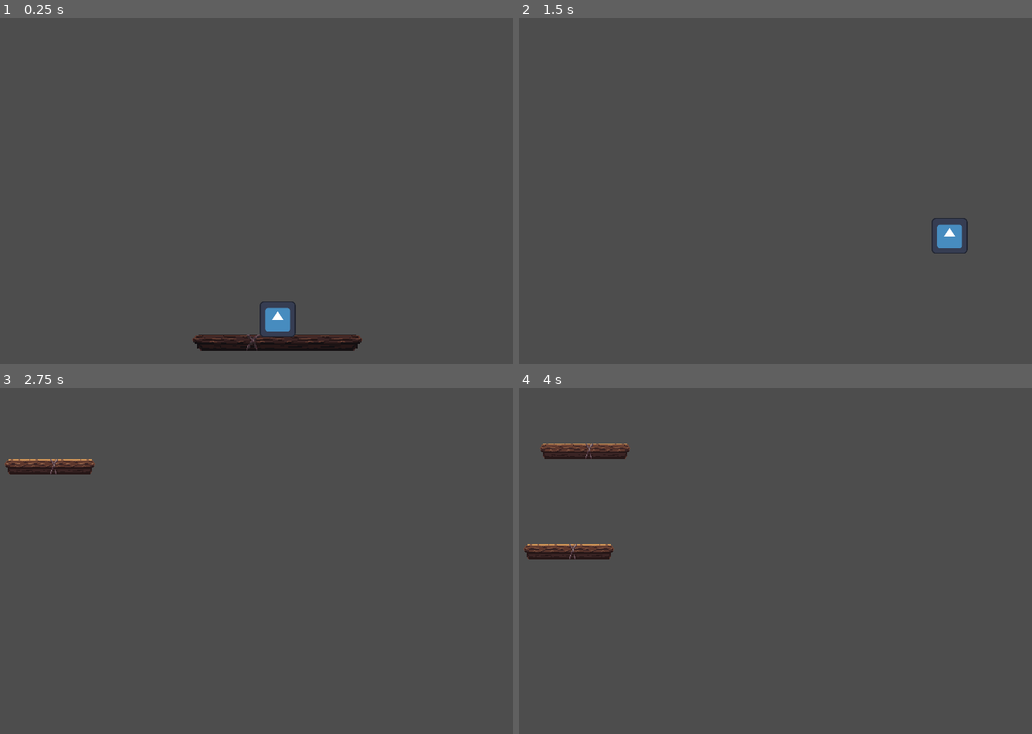
Above: before the commit, frames 1-4 (two rows, left to right).
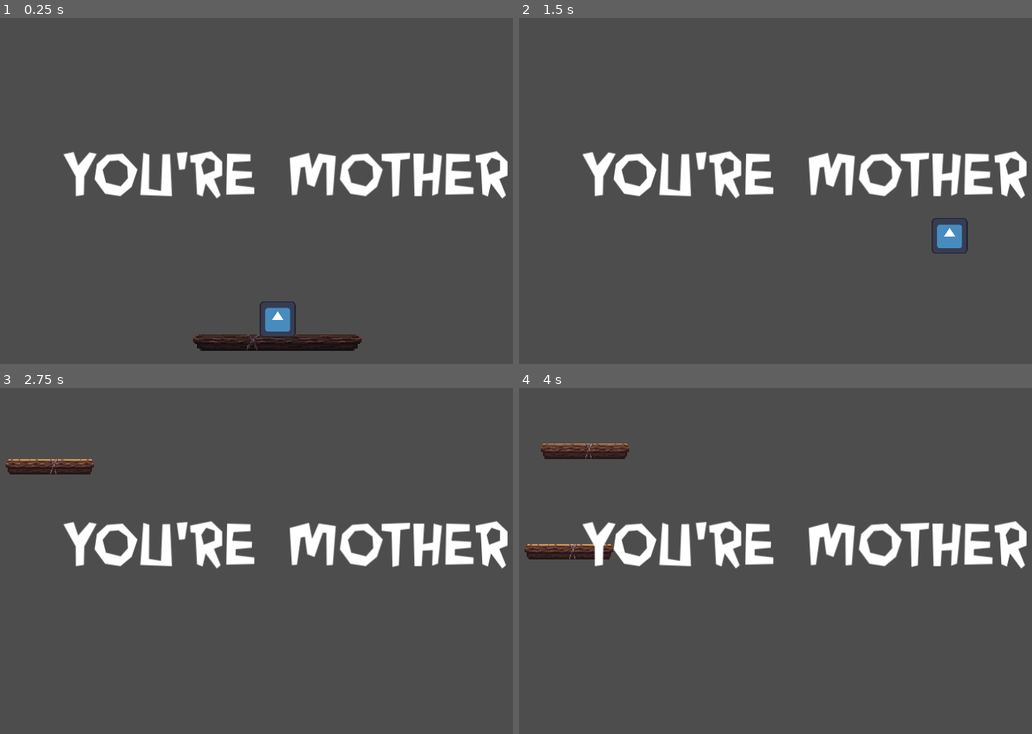
Above: after the commit, the same moments.

Repository: Archangel4148/PickHacks2025
Game: Godot game, scene res://floating_world.tscn
The game is run twice, just before and just after one commit, with the same random seed, the same clock (stepped at 60 frames per second) and the same inputs. The engine's default icon, where the game draws it, is replaced by a stand-in: a white triangle on a blue panel in a dark square.
Inputs:
- Up to frame 1 (0.25 s): no input
- Up to frame 2 (1.5 s): tap Enter at 0.5 s; hold Down (crouch) 0.53-1.28 s; hold Right (move_right) from 0.53 s (still down); tap Up (jump) at 0.77 s; tap Down (crouch) at 1.35 s
- Up to frame 3 (2.75 s): tap Up (jump) at 1.52 s; release Right (move_right) at 2.03 s; hold Left (move_left) from 2.03 s (still down); hold Down (crouch) from 2.03 s (still down)
- Up to frame 4 (4 s): release Left (move_left) at 2.78 s; release Down (crouch) at 2.78 s; hold Right (move_right) from 2.78 s (still down); tap Down (crouch) at 2.85 s; tap Up (jump) at 3.02, 3.77 s; hold Down (crouch) from 3.53 s (still down)

The runs differ from the first frame. In frame 1, 5.4% of the frame differs, in the area x 12-99%, y 38-53%; in frame 2, 5.4%; in frame 3, 5.4%; in frame 4, 5.4%.

Commit message:
Adding font

Diff:
--- a/floating_world.tscn
+++ b/floating_world.tscn
@@ -7,6 +7,7 @@
 [ext_resource type="PackedScene" uid="uid://c017ws7pisoip" path="res://player.tscn" id="4_vmq7h"]
 [ext_resource type="Texture2D" uid="uid://dmj02wbepolnu" path="res://Assets/Cave Assets/mainlev_build.png" id="5_a8wwt"]
 [ext_resource type="AudioStream" uid="uid://b7eifp2nkba3u" path="res://Assets/Music/Gioachino_Rossini_-_The_Barber_Of_Seville_-_Overture.ogg" id="8_b3j57"]
+[ext_resource type="FontFile" uid="uid://cqs2hj0i8jw7b" path="res://Assets/Fonts/Mondobeyondobb-dn3E.otf" id="8_m5rvj"]
 
 [sub_resource type="Curve2D" id="Curve2D_kxlxg"]
 _data = {
@@ -58,5 +59,16 @@
 wait_time = 1.5
 autostart = true
 
+[node name="HUD" type="CanvasLayer" parent="."]
+
+[node name="Label" type="Label" parent="HUD"]
+offset_left = 179.0
+offset_top = 237.0
+offset_right = 1008.0
+offset_bottom = 355.0
+theme_override_fonts/font = ExtResource("8_m5rvj")
+theme_override_font_sizes/font_size = 111
+text = "You're Mother"
+
 [connection signal="player_jumped" from="Player" to="Starting Platform" method="_on_player_player_jumped"]
 [connection signal="timeout" from="Platform Timer" to="SpawnPath" method="_on_platform_timer_timeout"]
Binary file added: Assets/Fonts/Mondobeyondobb-dn3E.otf
Not shown, added: Assets/Fonts/Mondobeyondobb-dn3E.otf.import
Not shown: 1 places in floating_world.tscn that only renumber resources
